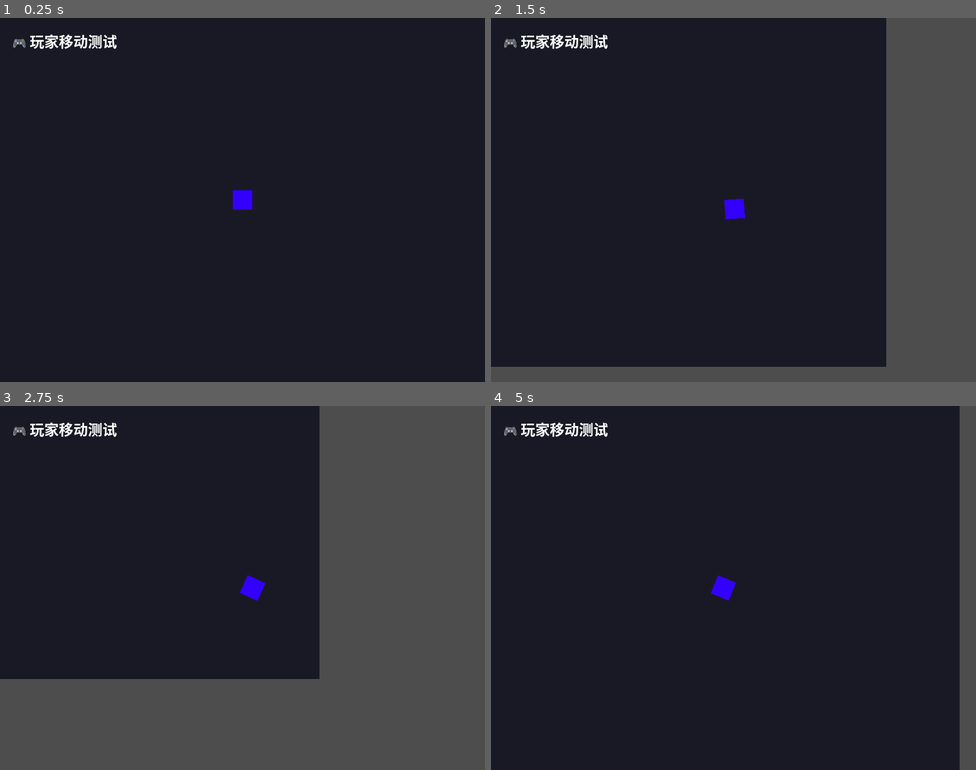
Above: before the commit, frames 1-4 (two rows, left to right).
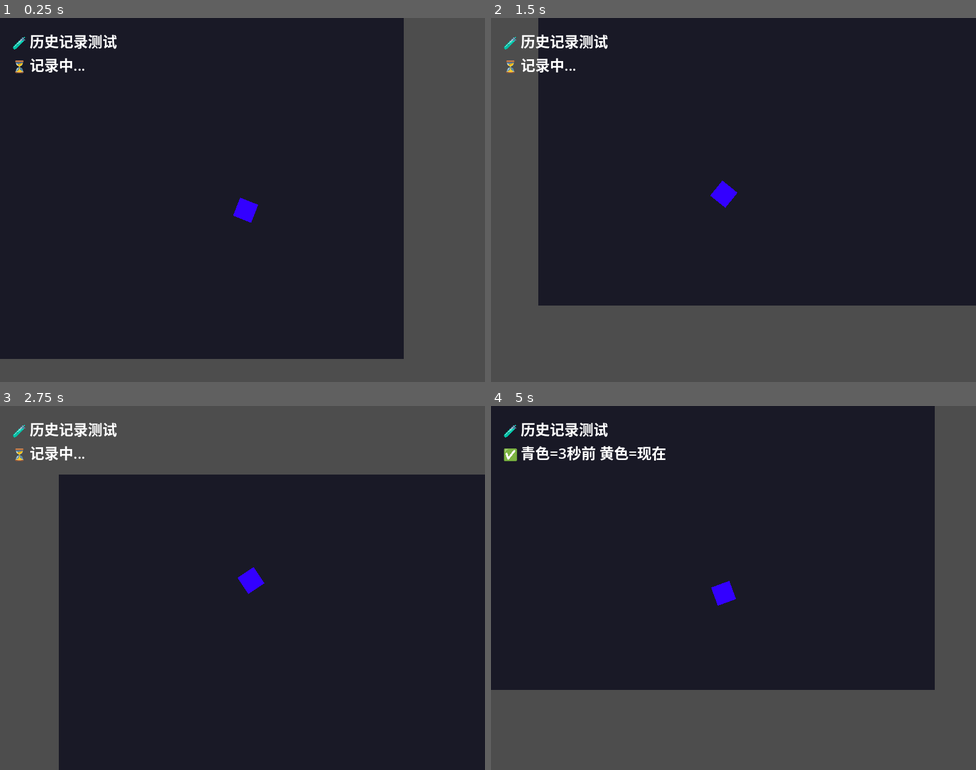
Above: after the commit, the same moments.

Repository: sdotyxz/temporal-echo
Game: Godot game, scene res://scenes/game.tscn
Same seed, same stepped clock (60 frames per second), same inputs: the game is played once before the commit and once after it.
Inputs (mouse positions are in pixels of both pictures, inside the frame that each line leads up to):
- Up to frame 1 (0.25 s): no input
- Up to frame 2 (1.5 s): move the mouse to (840, 181) at 0.52 s; hold D (move_right) 0.53-1.28 s; move the mouse to (636, 218) at 1.27 s; hold S (move_down) from 1.28 s (still down)
- Up to frame 3 (2.75 s): move the mouse to (291, 507) at 2.02 s; release S (move_down) at 2.03 s; hold D (move_right) from 2.03 s (still down)
- Up to frame 4 (5 s): move the mouse to (709, 660) at 2.77 s; release D (move_right) at 2.78 s; hold W (move_up) 2.78-3.53 s; move the mouse to (879, 642) at 3.52 s; hold A (move_left) from 3.53 s (still down); move the mouse to (588, 533) at 4.27 s

The runs differ from the first frame. In frame 1, 23% of the frame differs, in the area x 0-100%, y 0-100%; in frame 2, 37%; in frame 3, 60%; in frame 4, 26%.

Commit message:
feat: 添加历史记录可视化测试脚本
- 添加 history_visual_test.gd 可视化测试
- 黄色轨迹显示当前位置
- 青色轨迹显示3秒前的历史位置
- 直观验证历史记录系统工作正常

Diff:
--- a/scenes/game.tscn
+++ b/scenes/game.tscn
@@ -1,8 +1,7 @@
 [gd_scene load_steps=4 format=3 uid="uid://game1"]
 
 [ext_resource type="PackedScene" uid="uid://player1" path="res://scenes/player.tscn" id="1_player"]
-[ext_resource type="Script" path="res://src/ai_test_controller.gd" id="2_ai"]
-[ext_resource type="Script" path="res://src/history_test_controller.gd" id="3_history"]
+[ext_resource type="Script" path="res://src/history_visual_test.gd" id="2_test"]
 
 [sub_resource type="PlaceholderTexture2D" id="PlaceholderTexture2D_ai"]
 
@@ -21,12 +20,16 @@
 color = Color(0.1, 0.1, 0.15, 1)
 z_index = -1
 
+[node name="TestController" type="Node" parent="." node_paths=PackedStringArray("player")]
+script = ExtResource("2_test")
+player = NodePath("../Player")
+
 [node name="UI" type="CanvasLayer" parent="."]
 
 [node name="TestInfo" type="Label" parent="UI"]
 offset_left = 20.0
 offset_top = 20.0
 offset_right = 400.0
-offset_bottom = 60.0
+offset_bottom = 100.0
 theme_override_font_sizes/font_size = 24
-text = "🎮 玩家移动测试"
+text = "🧪 历史记录测试\n⏳ 记录中..."
--- /dev/null
+++ b/src/history_visual_test.gd
@@ -0,0 +1,71 @@
+extends Node
+
+@export var player: CharacterBody2D
+
+var timer: float = 0.0
+var phase: int = 0
+
+var history_trail: Line2D
+var current_trail: Line2D
+
+func _ready():
+	if player == null:
+		player = get_tree().get_first_node_in_group("player")
+
+	# 创建轨迹线
+	history_trail = Line2D.new()
+	history_trail.width = 4
+	history_trail.default_color = Color(0, 1, 1, 0.5)  # 青色半透明
+	history_trail.name = "HistoryTrail"
+	get_parent().add_child(history_trail)
+
+	current_trail = Line2D.new()
+	current_trail.width = 4
+	current_trail.default_color = Color(1, 1, 0, 0.8)  # 黄色
+	current_trail.name = "CurrentTrail"
+	get_parent().add_child(current_trail)
+
+	print("🧪 历史记录系统测试")
+	print("📊 青色线 = 3秒前的位置")
+	print("📊 黄色线 = 当前位置")
+
+func _physics_process(delta: float) -> void:
+	if player == null:
+		return
+
+	timer += delta
+
+	# 圆周运动
+	var angle = timer * 1.5
+	var radius = 150.0
+	var x = cos(angle) * radius
+	var y = sin(angle) * radius
+
+	# 设置玩家位置
+	player.position = Vector2(400 + x, 300 + y)
+	player.rotation = angle + PI / 2
+
+	# 记录当前轨迹
+	current_trail.add_point(player.position)
+	if current_trail.get_point_count() > 180:
+		current_trail.remove_point(0)
+
+	# 显示历史轨迹（延迟3秒）
+	if timer > 3.0:
+		if player.position_history.size() > 0:
+			var old_pos = player.position_history[0].position
+			history_trail.add_point(old_pos)
+			if history_trail.get_point_count() > 180:
+				history_trail.remove_point(0)
+
+	# 更新UI
+	_update_ui()
+
+func _update_ui():
+	var info = get_node_or_null("../UI/TestInfo")
+	if info:
+		var has_history = timer > 3.0 and player.position_history.size() > 0
+		if has_history:
+			info.text = "🧪 历史记录测试\n✅ 青色=3秒前 黄色=现在"
+		else:
+			info.text = "🧪 历史记录测试\n⏳ 记录中..."
Not shown, added: src/history_visual_test.gd.uid
